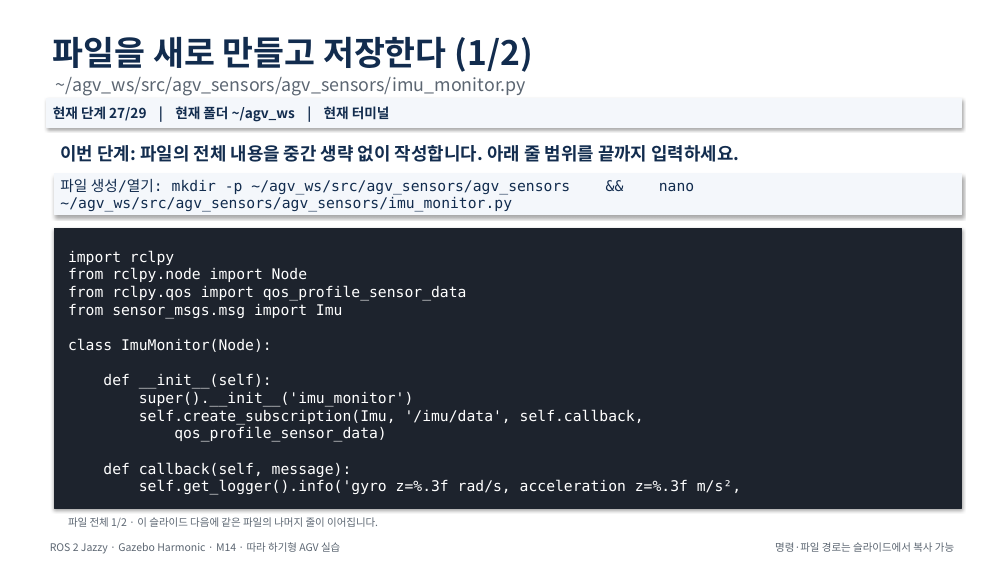
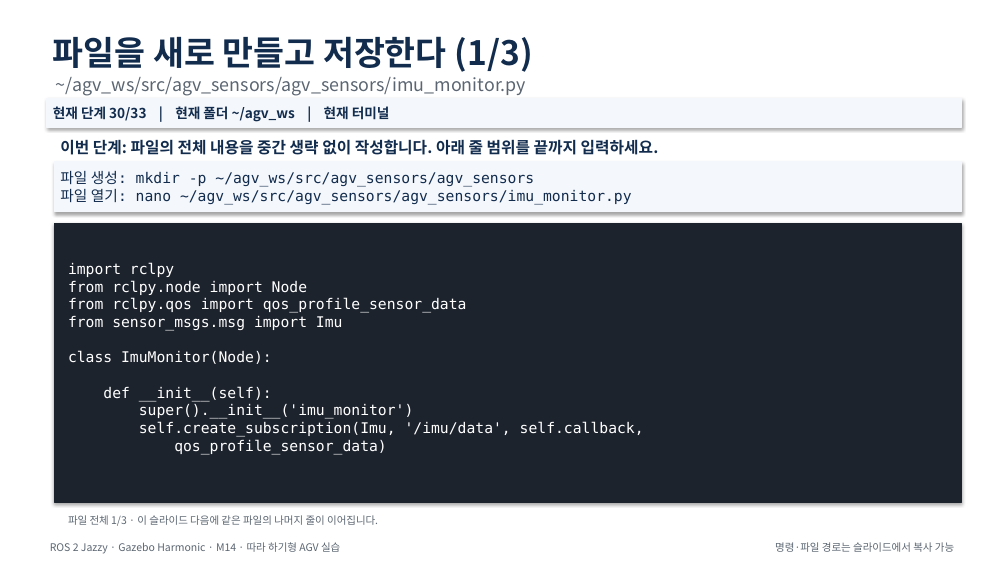
Before and after one commit to choimagon/ros2_curri, a slide deck: slide 36 of blocks/D_sensors/M14_imu_sensor/M14_IMU_Sensor.pptx (slide 33 before the commit). Drawn at 1008x567 pixels with LibreOffice and Linux fonts; fonts in the diff are those of the drawing. Boxes give left, top, right and bottom in pixels: in the first picture for what was removed or moved away, otherwise in the second. Text is boxed around its words. In the diff, an @@ line names an element or a change of style, - is before the commit and + after.

Commit message:
Fix module presentation layout collisions

```diff
--- a/blocks/D_sensors/M14_imu_sensor/M14_IMU_Sensor.pptx
+++ b/blocks/D_sensors/M14_imu_sensor/M14_IMU_Sensor.pptx
@@ text at (53,36,533,72): text changed @@
-파일을 새로 만들고 저장한다 (1/2)
+파일을 새로 만들고 저장한다 (1/3)
@@ text in rectangle at (53,106,390,122): text changed @@
-현재 단계 27/29 | 현재 폴더 ~/agv_ws | 현재 터미널
+현재 단계 30/33 | 현재 폴더 ~/agv_ws | 현재 터미널
@@ text "이번 단계: 파일의 전체 내용을 ..." at (60,137,659,158): size 17 to 15 pt @@
@@ rectangle "파일 생성: mkdir -p ~/agv_ws/src/agv_sensors/agv_sensors ...": place and size @@
-rectangle "파일 생성: mkdir -p ~/agv_ws/src/agv_sensors/agv_sensors ..." at (54,174,962,215)
+rectangle "파일 생성: mkdir -p ~/agv_ws/src/agv_sensors/agv_sensors ..." at (54,162,962,212)
@@ text in rectangle at (60,171,632,205): text changed @@
-파일 생성/열기: mkdir -p ~/agv_ws/src/agv_sensors/agv_sensors && nano ~/agv_ws/src/agv_sensors/agv_sensors/imu_monitor.py
+파일 생성: mkdir -p ~/agv_ws/src/agv_sensors/agv_sensors
+파일 열기: nano ~/agv_ws/src/agv_sensors/agv_sensors/imu_monitor.py
@@ rectangle "import rclpy from rclpy.node import ...": place and size @@
-rectangle "import rclpy from rclpy.node import ..." at (54,228,962,508)
+rectangle "import rclpy from rclpy.node import ..." at (54,224,962,502)
@@ text in rectangle at (68,262,644,455): text changed @@
-import rclpy
-from rclpy.node import Node
-from rclpy.qos import qos_profile_sensor_data
-from sensor_msgs.msg import Imu
-class ImuMonitor(Node):
-def __init__(self):
-super().__init__('imu_monitor')
-self.create_subscription(Imu, '/imu/data', self.callback,
-qos_profile_sensor_data)
-def callback(self, message):
-self.get_logger().info('gyro z=%.3f rad/s, acceleration z=%.3f m/s²,
+import rclpy
+from rclpy.node import Node
+from rclpy.qos import qos_profile_sensor_data
+from sensor_msgs.msg import Imu
+class ImuMonitor(Node):
+def __init__(self):
+super().__init__('imu_monitor')
+self.create_subscription(Imu, '/imu/data', self.callback,
+qos_profile_sensor_data)
@@ text at (68,515,378,526): text changed @@
-파일 전체 1/2 · 이 슬라이드 다음에 같은 파일의 나머지 줄이 이어집니다.
+파일 전체 1/3 · 이 슬라이드 다음에 같은 파일의 나머지 줄이 이어집니다.
```
Also in this commit, not shown: 26 other slides changed, 4 slides added, 22 other files.
